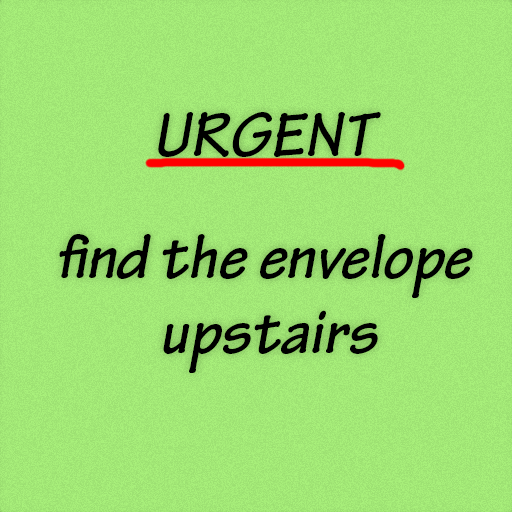
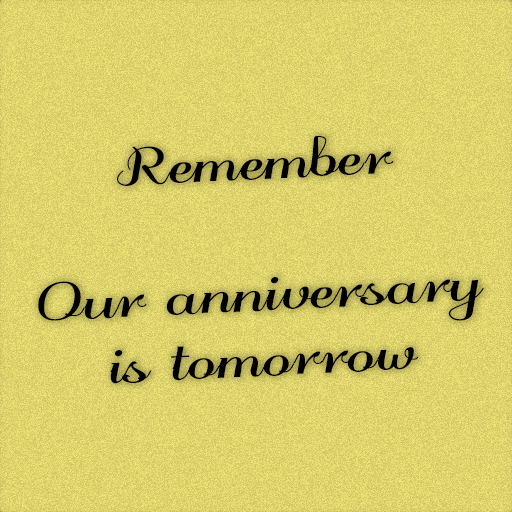
The second 512×512 image is a revision of the first. Changes to its layers:
removed group "Red Highlighter" (3 layers) over [39, 86, 456, 234]
removed layer "red ring Version 3" from group "Red Highlighter" over [144, 157, 406, 172]
hid "Note 05", painted on it over [34, 112, 475, 373]
showed "Note 03", painted on it over [38, 132, 484, 385]
hid "Background_Green" over [0, 0, 512, 512]
showed "Background_Yellow" over [0, 0, 512, 512]
